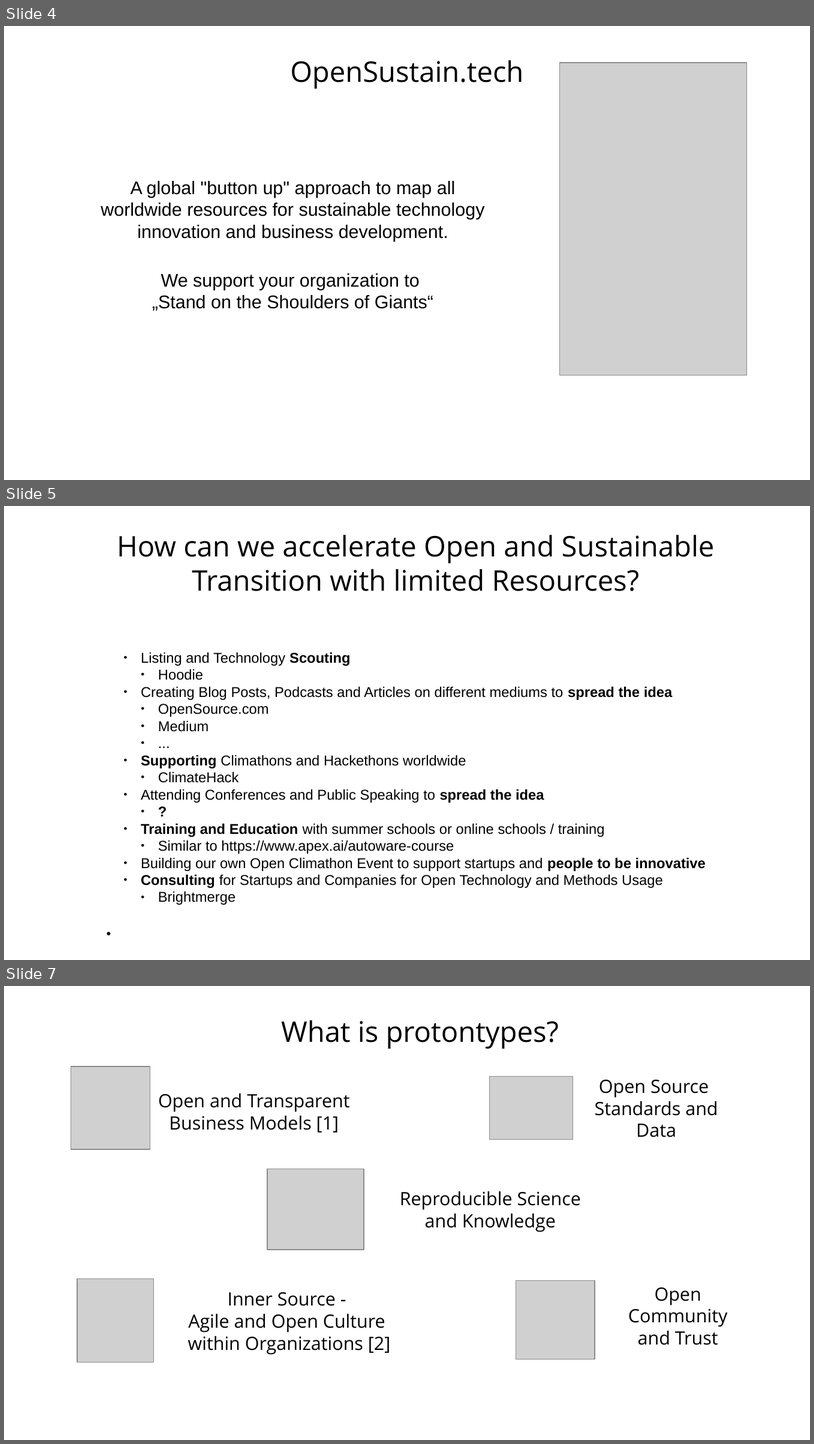
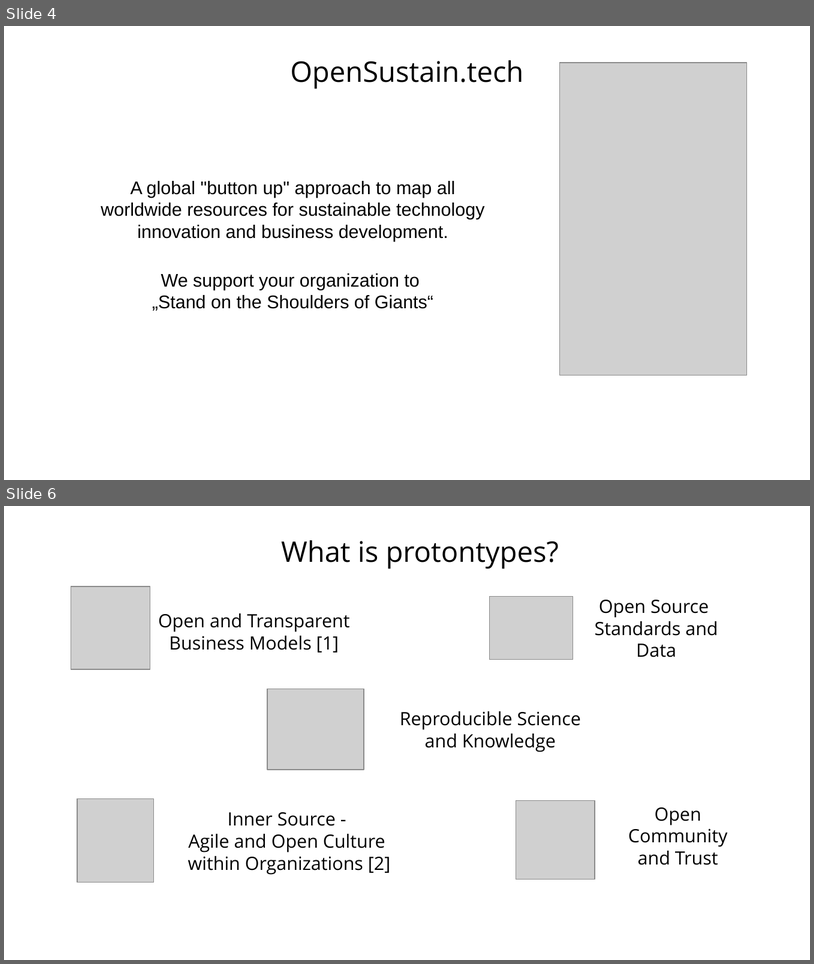
Before and after one commit to protontypes/documents, a slide deck: slides/protontypes_pitch_slides.odp. Shown one above the other, each under a label of ours: slides 4, 5 and 7 before the commit, slides 4 and 6 after it; the slides between them are not shown. The pictures are 814x1444 and 814x964 pixels, drawn with LibreOffice and Linux fonts; fonts in the diff are those of the drawing; grey boxes stand for pictures; background and template pictures are left out. Boxes give left, top, right and bottom in pixels: in the first picture for what was removed or moved away, otherwise in the second. Text is boxed around its words. In the diff, an @@ line names an element or a change of style, - is before the commit and + after.

```diff
--- a/slides/protontypes_pitch_slides.odp
+++ b/slides/protontypes_pitch_slides.odp
@@ slide 5 removed at (x1=4, y1=506, x2=810, y2=960), background #FFFFFF @@
@@ title removed at (x1=117, y1=535, x2=715, y2=591) @@
-How can we accelerate Open and Sustainable Transition with limited Resources?
@@ text removed at (x1=141, y1=652, x2=706, y2=904) @@
-  ● Listing and Technology Scouting
-    ● Hoodie
-  ● Creating Blog Posts, Podcasts and Articles on different mediums to spread the idea
-    ● OpenSource.com
-    ● Medium
-    ● ...
-  ● Supporting Climathons and Hackethons worldwide
-    ● ClimateHack
-  ● Attending Conferences and Public Speaking to spread the idea
-    ● ?
-  ● Training and Education with summer schools or online schools / training
-    ● Similar to https://www.apex.ai/autoware-course
-  ● Building our own Open Climathon Event to support startups and people to be innovative
-  ● Consulting for Startups and Companies for Open Technology and Methods Usage
-    ● Brightmerge
@@ what was slide 7 is now slide 6 @@
```
Also in this commit, not shown: 1 slide changed, 1 slide added, 1 other slide removed, 2 other files.
